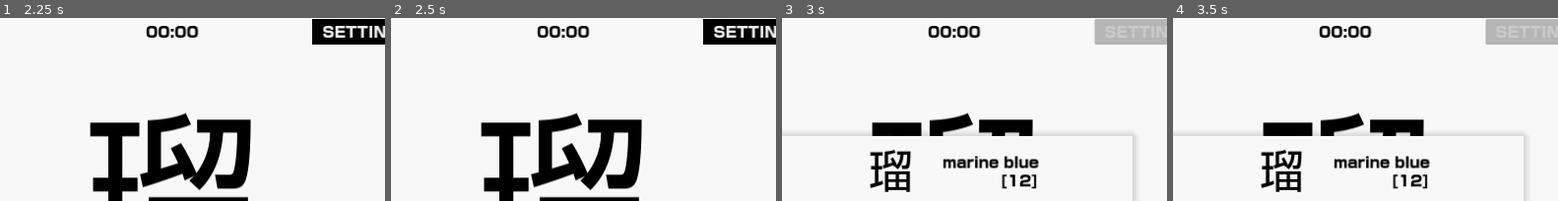
Above: before the commit, frames 1-4 (left to right).
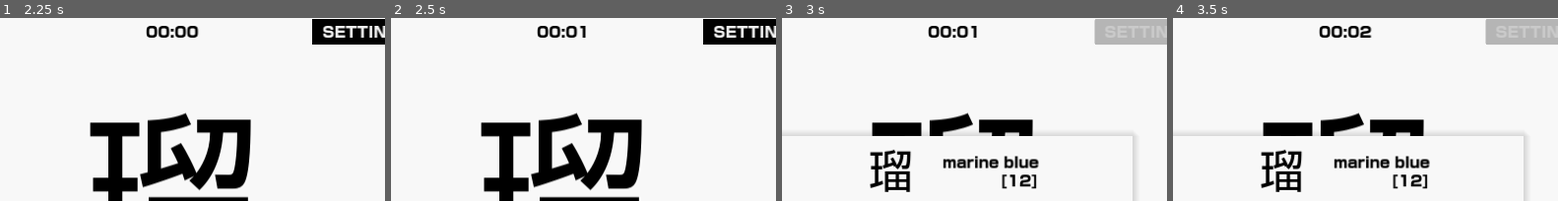
Above: after the commit, the same moments.

Repository: daredakke/kanji-drill
Game: Godot game, scene res://scenes/app.tscn
Same seed, same stepped clock (60 frames per second), same inputs: the game is played once before the commit and once after it.
Inputs (mouse positions are % of the whole screen's width and height, from its top left):
- Up to frame 1 (2.25 s): click "START QUIZ" at 0.5 s; click "START" at 1.25 s; click (50, 86) at 2.02 s; type "12" at 2.1 s
- Up to frame 2 (2.5 s): no input
- Up to frame 3 (3 s): click "SUBMIT ANSWER" at 2.75 s
- Up to frame 4 (3.5 s): no input
The pictures show only the part of the screen within x 28-78%, y 1-51%; the shares and areas given below are measured in that part.

Frame 1 is identical in both runs. In frame 2, 0.2% of the frame differs, in the area x 48-52%, y 4-11%; in frame 3, 0.2%; in frame 4, 0.1%.

Commit message:
Timer on quiz screen, score and time on results screen

Diff:
--- a/scenes/app.tscn
+++ b/scenes/app.tscn
@@ -72,7 +72,7 @@
 
 [node name="AnsweredLabel" type="Label" parent="Results/HeaderMargin/HeaderHBox/AnsweredHBox"]
 layout_mode = 2
-text = "CORRECT ANSWERS:"
+text = "SCORE:"
 
 [node name="AnsweredValue" type="Label" parent="Results/HeaderMargin/HeaderHBox/AnsweredHBox"]
 unique_name_in_owner = true
--- a/scripts/app.gd
+++ b/scripts/app.gd
@@ -18,6 +18,7 @@
 	settings.settings_closed.connect(_settings_closed)
 
 	quiz.settings_button_pressed.connect(settings.focus_menu)
+	quiz.quiz_ended.connect(_on_quiz_ended)
 
 	State.change_state(State.Mode.MAIN_MENU)
 
@@ -29,8 +30,8 @@
 	quiz.next_question()
 
 
-func _on_quiz_ended() -> void:
-	State.change_state(State.Mode.RESULTS)
+func _on_quiz_ended(time_string: String) -> void:
+	results.update_time_value(time_string)
 
 
 func _handle_state_change(state: State.Mode) -> void:
@@ -43,10 +44,12 @@
 		main_menu.hide()
 		quiz.show()
 		quiz.focus_input()
+		quiz.time_elapsed = 0.0
 	elif State.state == State.Mode.RESULTS:
 		quiz.hide()
 		results.show()
 		results.focus_input()
+		results.update_score()
 
 
 func _settings_closed() -> void:
--- a/scripts/autoloads/state.gd
+++ b/scripts/autoloads/state.gd
@@ -18,6 +18,7 @@
 var end: int = 2200
 var questions: int = 100
 var current_question: int = -1
+var score: float
 
 
 func change_state(new_state: Mode) -> void:
@@ -36,6 +37,7 @@
 func generate_questions() -> void:
 	questions_array = []
 	current_question = -1
+	score = 0.0
 
 	while questions_array.size() < questions:
 		var temp_array: Array
@@ -52,7 +54,6 @@
 	current_question += 1
 
 	if current_question == questions_array.size():
-		change_state(Mode.RESULTS)
 		return {}
 
 	return questions_array[current_question]
--- a/scripts/quiz.gd
+++ b/scripts/quiz.gd
@@ -3,10 +3,11 @@
 
 
 signal settings_button_pressed
-signal quiz_ended
+signal quiz_ended(time_string: String)
 
 var _question: Dictionary
 
+var time_elapsed: float = 0.0
 var total_questions: int
 
 @onready var questions_value: Label = %QuestionsValue
@@ -45,6 +46,15 @@
 	next_button.pressed.connect(next_question)
 
 
+func _process(delta: float) -> void:
+	if not visible:
+		return
+
+	time_elapsed += delta
+
+	time_value.text = _get_time_string(time_elapsed)
+
+
 func focus_input() -> void:
 	answer_input.text = ""
 	answer_input.grab_focus()
@@ -58,13 +68,18 @@
 
 	_question = State.get_next_question()
 
-	if not _question.is_empty():
-		kanji_value.text = _question.kanji
-		kanji_label.text = _question.kanji
-		keyword_label.text = _question.keyword
-
-		var current_question := str(State.current_question + 1)
-		questions_value.text = current_question + "/" + str(total_questions)
+	if _question.is_empty():
+		quiz_ended.emit(_get_time_string(time_elapsed))
+		State.change_state(State.Mode.RESULTS)
+
+		return
+
+	kanji_value.text = _question.kanji
+	kanji_label.text = _question.kanji
+	keyword_label.text = _question.keyword
+
+	var current_question := str(State.current_question + 1)
+	questions_value.text = current_question + "/" + str(total_questions)
 
 
 func _on_answer_input_submitted(new_text: String) -> void:
@@ -84,21 +99,25 @@
 	# Exact match
 	if answer_text == keyword:
 		result_label.text = "CORRECT"
+		State.score += 1.0
 	# Spelling error but same length
 	elif _is_string_anagram(answer_text, keyword) and is_same_length:
 		submitted_label.show()
 		submitted_label.text = "[" + submitted_answer + "]"
 		result_label.text = "CORRECT*"
+		State.score += 1.0
 	# Spelling error but partial answer
 	elif _is_string_anagram(answer_text, keyword) and not is_same_length:
 		submitted_label.show()
 		submitted_label.text = "[" + submitted_answer + "]"
 		result_label.text = "PARTIAL*"
+		State.score += 0.5
 	# Exact match but partial answer
 	elif _is_string_partial(answer_text, keyword):
 		submitted_label.show()
 		submitted_label.text = "[" + submitted_answer + "]"
 		result_label.text = "PARTIAL"
+		State.score += 0.5
 	else:
 		submitted_label.show()
 		submitted_label.text = "[" + submitted_answer + "]"
@@ -202,3 +221,10 @@
 		submit_button.disabled = false
 	else:
 		submit_button.disabled = true
+
+
+func _get_time_string(time_elapsed: int) -> String:
+	var seconds = fmod(time_elapsed, 60)
+	var minutes = fmod(time_elapsed, 3600) / 60
+
+	return "%02d:%02d" % [minutes, seconds]
--- a/scripts/results.gd
+++ b/scripts/results.gd
@@ -16,5 +16,16 @@
 	main_menu_button.grab_focus()
 
 
+func update_score() -> void:
+	var score = State.score
+	var questions = State.questions
+
+	answered_value.text = str(score) + "/" + str(questions)
+
+
+func update_time_value(time_string: String) -> void:
+	time_value.text = time_string
+
+
 func _on_main_menu_button_pressed() -> void:
 	State.change_state(State.Mode.MAIN_MENU)
